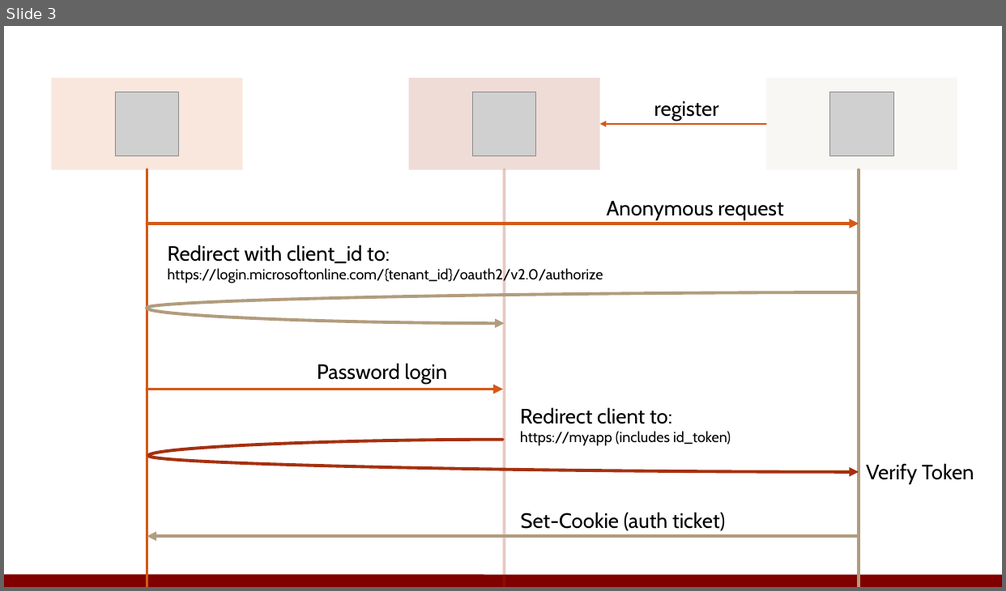
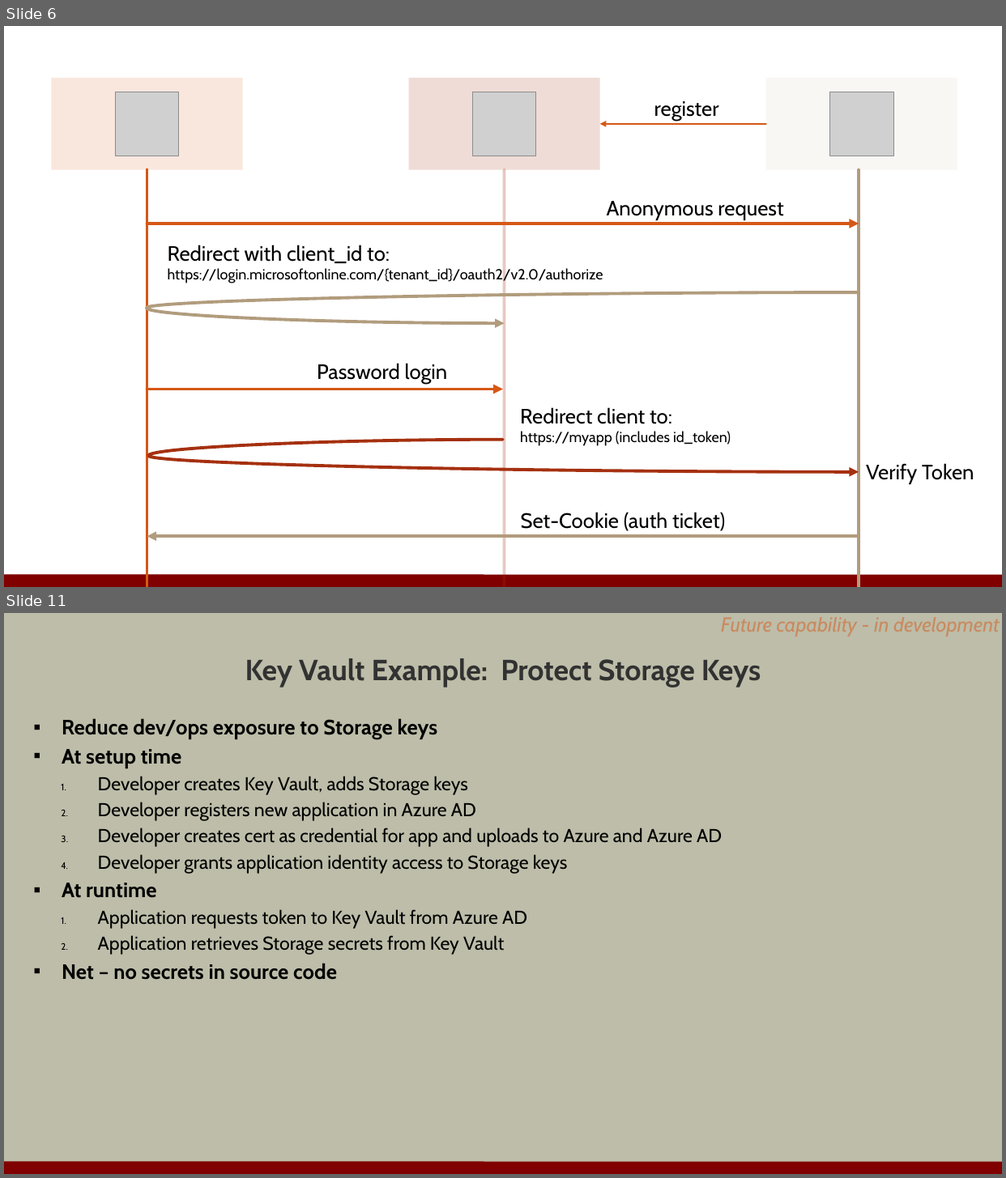
Before and after one commit to OdeToCode/classes, a slide deck: azure/secure-services-m4-azuread.pptx. Shown one above the other, each under a label of ours: slide 3 before the commit, slides 6 and 11 after it; the slides between them are not shown. The pictures are 1006x591 and 1006x1178 pixels, drawn with LibreOffice and Linux fonts; fonts in the diff are those of the drawing; grey boxes stand for pictures; background and template pictures are left out. Boxes give left, top, right and bottom in pixels: in the first picture for what was removed or moved away, otherwise in the second. Text is boxed around its words. In the diff, an @@ line names an element or a change of style, - is before the commit and + after.

Commit message:
updated azure content

```diff
--- a/azure/secure-services-m4-azuread.pptx
+++ b/azure/secure-services-m4-azuread.pptx
@@ slide 11 added at (x1=4, y1=613, x2=1002, y2=1174), background #BDBDA9; not listed: 1 template element that a slide beside it also shows @@
@@ text added at (x1=637, y1=613, x2=1002, y2=648), 19.6 pt, text #D55816 at 50% opacity, italic @@
+Future capability - in development
@@ title added at (x1=245, y1=658, x2=761, y2=688), 28 pt, text #323232, bold @@
+Key Vault Example: Protect Storage Keys
@@ text added at (x1=62, y1=718, x2=722, y2=980), 18 pt, text #000000 @@
+▪ Reduce dev/ops exposure to Storage keys
+▪ At setup time
+  1. Developer creates Key Vault, adds Storage keys
+  2. Developer registers new application in Azure AD
+  3. Developer creates cert as credential for app and uploads to Azure and Azure AD
+  4. Developer grants application identity access to Storage keys
+▪ At runtime
+  1. Application requests token to Key Vault from Azure AD
+  2. Application retrieves Storage secrets from Key Vault
+▪ Net – no secrets in source code
@@ what was slide 3 is now slide 6 @@
```
Also in this commit, not shown: 10 other slides added, 1 slide removed, 4 other files.
